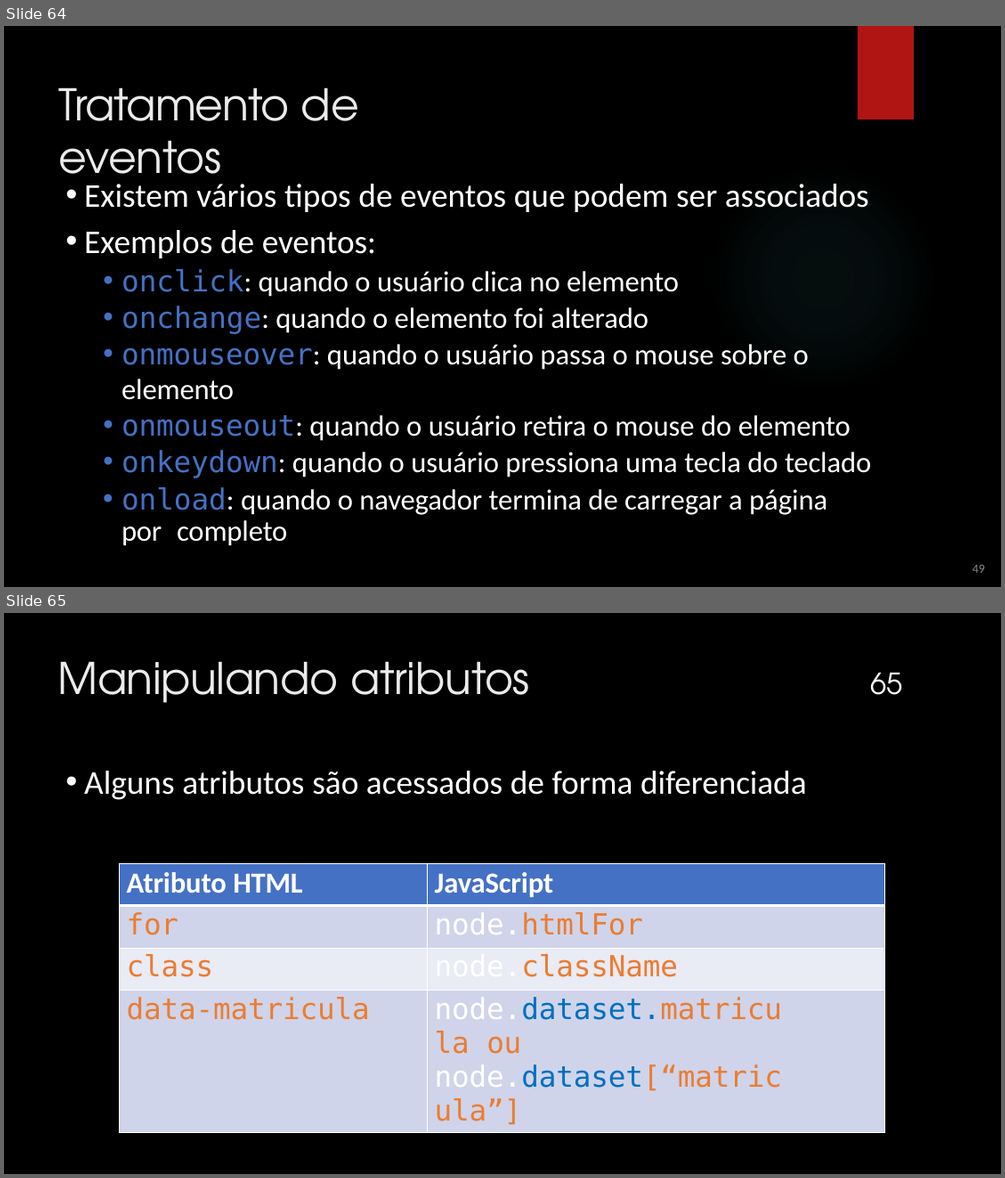
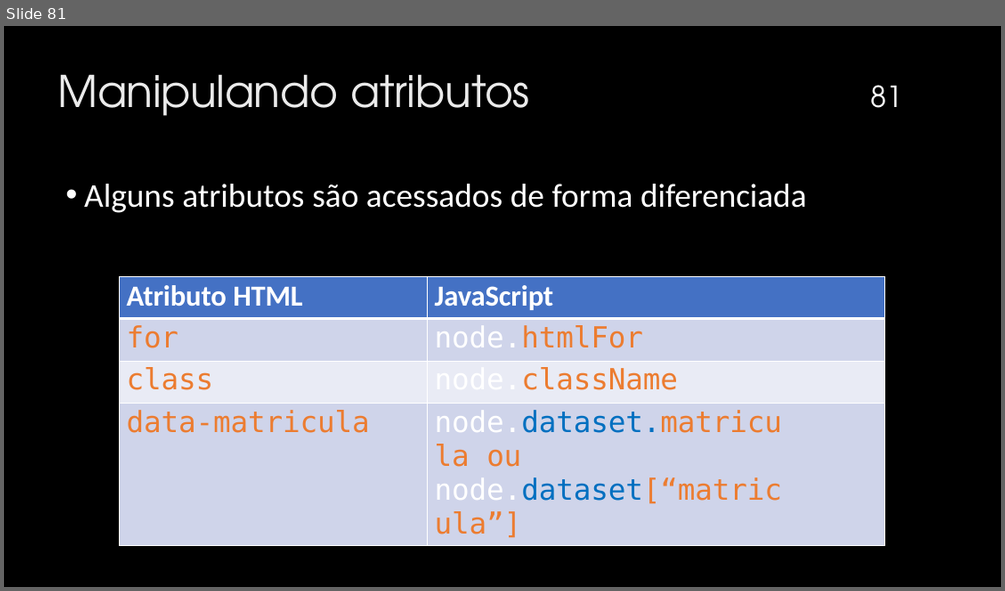
Before and after one commit to mizaelcarlos/Infonet---3-Ano-2025, a slide deck: Programação Client-Side/JavaScript.pptx. Shown one above the other, each under a label of ours: slides 64 and 65 before the commit, slide 81 after it. The pictures are 1005x1178 and 1005x591 pixels, drawn with LibreOffice and Linux fonts; fonts in the diff are those of the drawing; background and template pictures are left out. Boxes give left, top, right and bottom in pixels: in the first picture for what was removed or moved away, otherwise in the second. Text is boxed around its words. In the diff, an @@ line names an element or a change of style, - is before the commit and + after.

Commit message:
eventos mouse

```diff
--- a/Programação Client-Side/JavaScript.pptx
+++ b/Programação Client-Side/JavaScript.pptx
@@ slide 64 removed at (4, 26, 1001, 587), background picture (left out) @@
@@ rectangle removed at (858, 26, 914, 119) @@
@@ title removed at (58, 87, 359, 193) @@
-Tratamento de eventos
@@ text removed at (84, 184, 871, 515) @@
-• Existem vários tipos de eventos que podem ser associados
-• Exemplos de eventos:
-  • onclick: quando o usuário clica no elemento
-  • onchange: quando o elemento foi alterado
-  • onmouseover: quando o usuário passa o mouse sobre o elemento
-  • onmouseout: quando o usuário retira o mouse do elemento
-  • onkeydown: quando o usuário pressiona uma tecla do teclado
-  • onload: quando o navegador termina de carregar a página por completo
@@ ellipse removed at (708, 163, 938, 394) @@
@@ text removed at (972, 564, 985, 572) @@
-49
@@ what was slide 65 is now slide 81 @@
@@ page number at (870, 85, 902, 108): text changed @@
-65
+81
```
Also in this commit, not shown: 17 slides added, 2 other slides removed, 16 other files.
